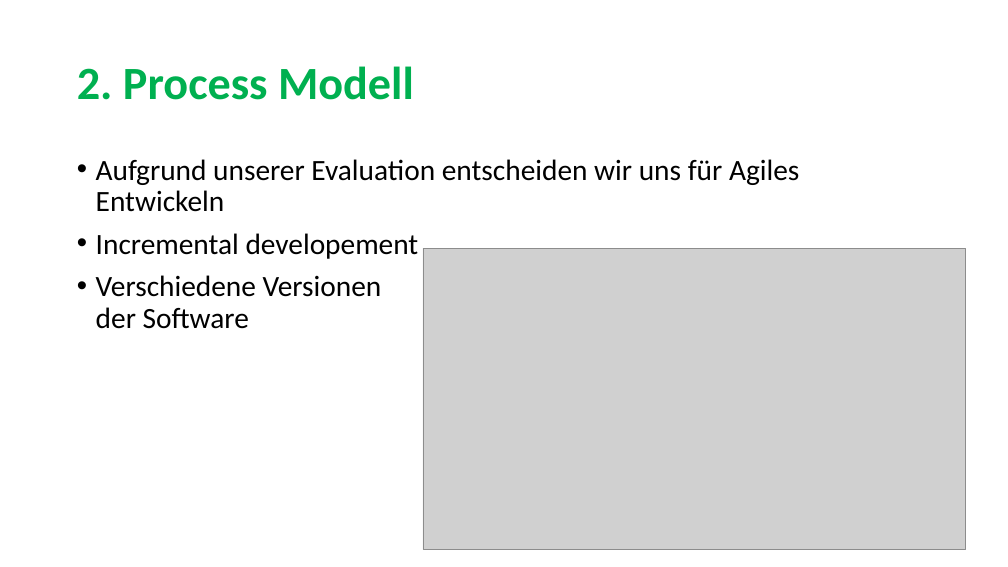
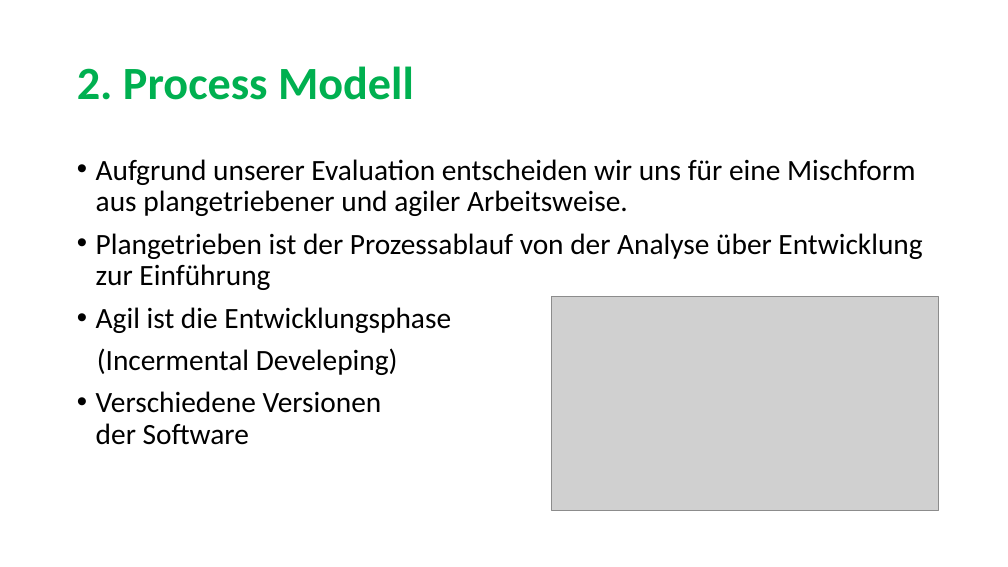
Before and after one commit to sarahmele/ch.bfh.btx8081.w2015.green, a slide deck: slide 4 of doc/task02/Task2.pptx. Drawn at 1008x567 pixels with LibreOffice and Linux fonts; fonts in the diff are those of the drawing; grey boxes stand for pictures. Boxes give left, top, right and bottom in pixels: in the first picture for what was removed or moved away, otherwise in the second. Text is boxed around its words. In the diff, an @@ line names an element or a change of style, - is before the commit and + after.

```diff
--- a/doc/task02/Task2.pptx
+++ b/doc/task02/Task2.pptx
@@ text at (x1=96, y1=159, x2=922, y2=375): text changed @@
-• Aufgrund unserer Evaluation entscheiden wir uns für Agiles Entwickeln
-• Incremental developement
+• Aufgrund unserer Evaluation entscheiden wir uns für eine Mischform aus plangetriebener und agiler Arbeitsweise.
+• Plangetrieben ist der Prozessablauf von der Analyse über Entwicklung zur Einführung
+• Agil ist die Entwicklungsphase
+(Incermental Develeping)
@@ picture resized from (x1=423, y1=248, x2=966, y2=550) to (x1=552, y1=296, x2=938, y2=511) @@
```
Also in this commit, not shown: 1 other slide changed, 1 slide added.
